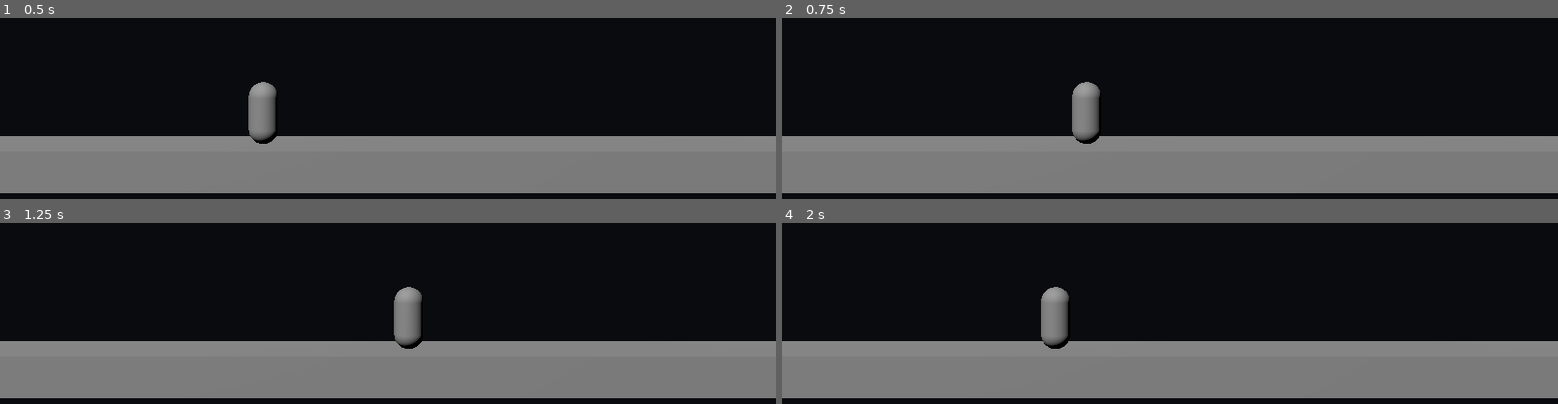
Above: before the commit, frames 1-4 (two rows, left to right).
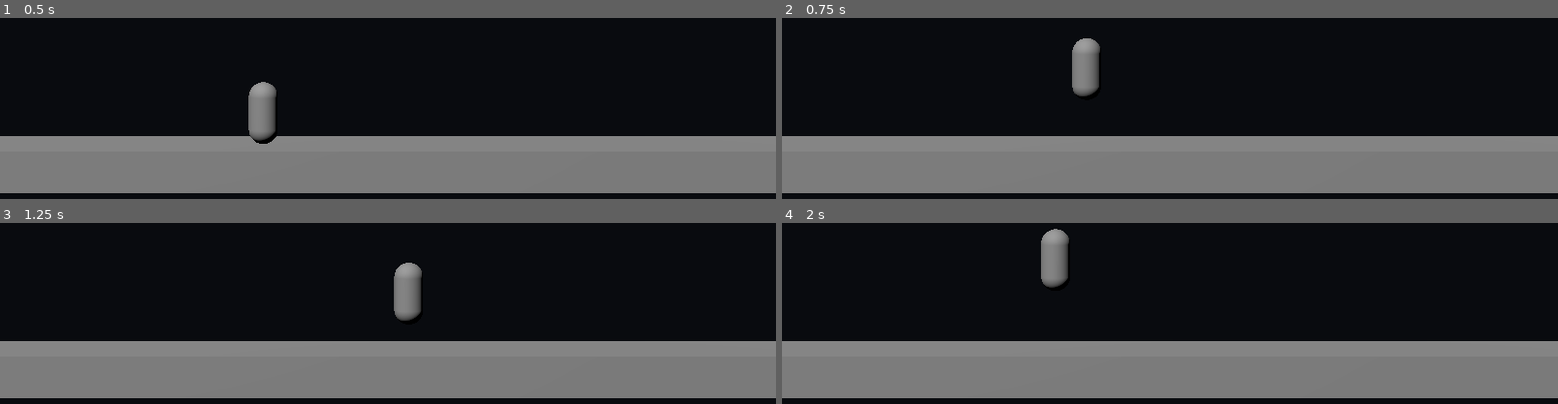
Above: after the commit, the same moments.

Repository: Nurullokhons/almost-hero-android
Game: Godot game, scene res://scenes/main.tscn
Two runs of this game, one before a commit and one after it. Both use one fixed random seed, a clock stepped at 60 frames per second and the inputs below.
Inputs:
- Up to frame 1 (0.5 s): no input
- Up to frame 2 (0.75 s): tap Enter (ui_accept) at 0.5 s; hold D from 0.53 s (still down); hold Space from 0.53 s (still down)
- Up to frame 3 (1.25 s): keep holding D; keep holding Space; tap Enter (ui_accept) at 0.77, 0.8, 1.07 s
- Up to frame 4 (2 s): release D at 1.28 s; release Space at 1.28 s; hold A from 1.28 s (still down); tap Enter (ui_accept) at 1.35, 1.52, 1.82 s; tap Space at 1.55 s

Frame 1 is identical in both runs. In frame 2, 1.9% of the frame differs, in the area x 37-41%, y 11-70%; in frame 3, 1.2%; in frame 4, 2.1%, in the area x 33-37%, y 3-70%.

Commit message:
Refine prototype jump input

Diff:
--- a/game/scripts/player.gd
+++ b/game/scripts/player.gd
@@ -6,6 +6,8 @@
 @export var move_speed: float = 5.0
 @export var jump_velocity: float = 7.0
 @export var gravity: float = 18.0
+
+var _jump_was_down := false
 
 func _physics_process(delta: float) -> void:
 	var direction := 0.0
@@ -18,9 +20,11 @@
 	velocity.x = direction * move_speed
 	velocity.z = 0.0
 
+	var jump_down := Input.is_key_pressed(KEY_SPACE) or Input.is_key_pressed(KEY_W) or Input.is_key_pressed(KEY_UP)
 	if not is_on_floor():
 		velocity.y -= gravity * delta
-	elif (Input.is_key_pressed(KEY_SPACE) or Input.is_key_pressed(KEY_W) or Input.is_key_pressed(KEY_UP)) and Input.is_action_just_pressed("ui_accept"):
+	elif jump_down and not _jump_was_down:
 		velocity.y = jump_velocity
 
+	_jump_was_down = jump_down
 	move_and_slide()
